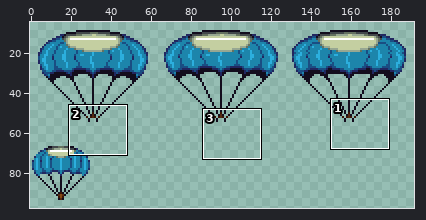
File history of a sprite sheet, BlavsArmoredWarfare/ENTITIES/CLASSES/SPRITES/Parachute.png. Above, an overview of the earlier version with the close-up marked.
Close-up. As it was:
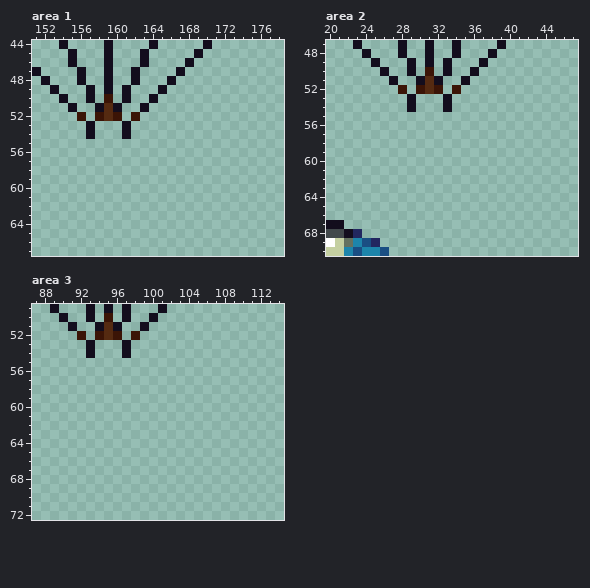
The file is 256x128 pixels. Shown: area 1: x 151..178, y 44..67; area 2: x 20..47, y 47..70; area 3: x 87..114, y 49..72. The wide view leaves out empty margins.
After the commit:
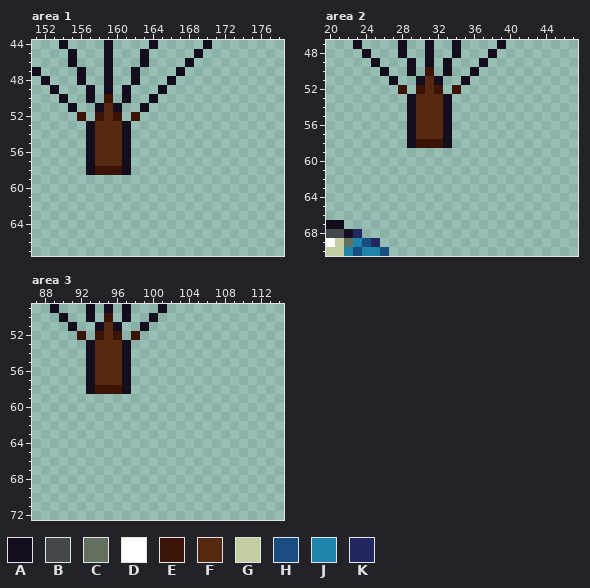
Palette (. is transparent): A #130d1d  B #42484b  C #647160  D #ffffff  E #3b1406  F #552a11  G #c4cfa1  H #1a4e83  J #1d85ab  K #222760
Changes in this commit:
Area 1:
y 53..54: x 158..160 ... -> FFF
y 55..57: x 157..161 ..... -> AFFFA
y 58: x 157..161 ..... -> AEEEA
Area 2:
y 53..54: x 30..32 ... -> FFF
y 55..57: x 29..33 ..... -> AFFFA
y 58: x 29..33 ..... -> AEEEA
Area 3:
y 53..54: x 94..96 ... -> FFF
y 55..57: x 93..97 ..... -> AFFFA
y 58: x 93..97 ..... -> AEEEA
Pixel boxes of the changes (left, top, right, bottom) in both close-ups:
added: (86, 121, 131, 175)
added: (407, 94, 452, 148)
added: (86, 340, 131, 394)
